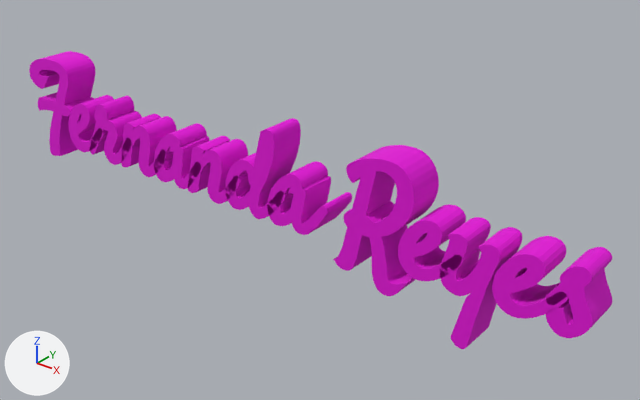
The OBJ model Metademo/assets/fertext.obj as it was, and as the next commit left it.
Camera for both pictures: a camera (50 mm lens) standing at (211.0, -237.0, 153.0) and looking at (18.0, 4.0, 3.0). The axes (+X, +Y, +Z) are drawn at lower left. The lights are the same throughout. Where no turn or scale is listed for an object, it has been applied to the vertices.

The first picture shows '000_3D_Text_-_F', '001_3D_Text_-_e', '002_3D_Text_-_r', '003_3D_Text_-_n', '004_3D_Text_-_a', '005_3D_Text_-_n', '006_3D_Text_-_d', '007_3D_Text_-_a', '008_3D_Text_-_R', '009_3D_Text_-_e', '010_3D_Text_-_y', '011_3D_Text_-_e', '012_3D_Text_-_s'.
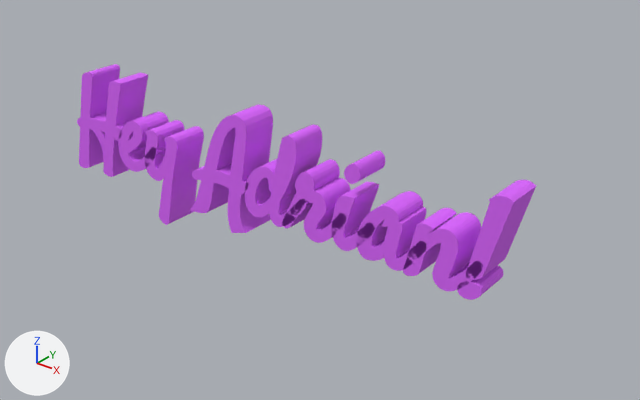
Pixel boxes [x1, y1, x2, y2] of what changed, in the pictures (640 x 400 px):
'008_3D_Text_-_R', deleted (pink)
    before: [333, 145, 439, 296]
'007_3D_Text_-_a', recoloured, reshaped
    before: [267, 161, 352, 235]
    after: [356, 191, 427, 271]
'003_3D_Text_-_A', added (purple)
    after: [190, 105, 273, 233]
'010_3D_Text_-_y', deleted (pink)
    before: [440, 217, 522, 349]
'000_3D_Text_-_H', added (purple)
    after: [77, 64, 148, 177]
'009_3D_Text_-_e', recoloured, reshaped (pink to purple)
    before: [398, 204, 480, 281]
    after: [403, 208, 483, 291]
'004_3D_Text_-_d', added (purple)
    after: [245, 125, 322, 227]
'002_3D_Text_-_y', added (purple)
    after: [145, 120, 204, 225]
'011_3D_Text_-_e', deleted (pink)
    before: [492, 236, 569, 319]
'006_3D_Text_-_d', deleted (pink)
    before: [225, 118, 301, 219]
'009_3D_Text_-_!', added (purple)
    after: [457, 180, 536, 300]
'012_3D_Text_-_s', deleted (pink)
    before: [546, 247, 612, 338]
'000_3D_Text_-_F', deleted (pink)
    before: [29, 51, 96, 156]
'005_3D_Text_-_r', added (purple)
    after: [282, 159, 351, 243]
'001_3D_Text_-_e', recoloured, mesh moved
    before: [68, 95, 114, 152]
    after: [118, 112, 169, 172]
'006_3D_Text_-_i', added (purple)
    after: [332, 151, 385, 251]
'005_3D_Text_-_n', deleted (pink)
    before: [188, 136, 249, 204]
'003_3D_Text_-_n', deleted (pink)
    before: [121, 114, 177, 177]
'004_3D_Text_-_a', deleted (pink)
    before: [154, 123, 210, 189]
'002_3D_Text_-_r', deleted (pink)
    before: [90, 96, 142, 165]
part 2 of me_007_3d_text___a, deleted (pink)
    before: [267, 161, 352, 235]
part 3 of me_007_3d_text___a, added (purple)
    after: [356, 191, 427, 271]

Edits to the bpy script that builds the scene:
```text
Change mat_3d_text_material_53dd359b_06b6_4879_b60c_2b8a7c60720d:
    mat_3d_text_material_53dd359b_06b6_4879_b60c_2b8a7c60720d.base_color: (0.769, 0.0, 0.678) -> (0.71, 0.129, 1.0)  # pink #e300d7 -> purple #db65ff
Change me_001_3d_text___e:
    where me_001_3d_text___e.from_pydata(...)  # 158 vertices, 169 faces; spans x -111.9..-87.2, y -15.2..-0.2, z -2.2..21.5
    me_001_3d_text___e part 1: the whole mesh is moved by (34.4, 0.0, 0.0)
Change me_007_3d_text___a:
    remove me_007_3d_text___a.from_pydata(...)  # 270 vertices, 285 faces; spans x 8.1..36.6, y -15.2..-0.2, z -1.7..21.6
    add me_007_3d_text___a.from_pydata(...)  # 270 vertices, 285 faces; spans x 49.8..78.4, y -15.2..-0.2, z -1.7..21.6
    me_007_3d_text___a part 2: 270 vertices removed from x 8.1..36.6, y -15.2..-0.2, z -1.7..21.6
    me_007_3d_text___a part 3: 270 vertices added at x 49.8..78.4, y -15.2..-0.2, z -1.7..21.6
Change me_009_3d_text___e:
    remove me_009_3d_text___e.from_pydata(...)  # 158 vertices, 169 faces; spans x 67.3..92.0, y -15.2..-0.2, z -2.2..21.5
    add me_009_3d_text___e.from_pydata(...)  # 266 vertices, 283 faces; spans x 69.6..99.4, y -15.2..-0.2, z -2.2..20.4
    me_009_3d_text___e part 4: 158 vertices removed from x 67.3..92.0, y -15.2..-0.2, z -2.2..21.5; 266 vertices added at x 69.6..99.4, y -15.2..-0.2, z -2.2..20.4
Remove ob_000_3d_text___f:
    ob_000_3d_text___f = bpy.data.objects.new('000_3D_Text_-_F', me_000_3d_text___f)
Remove ob_002_3d_text___r:
    ob_002_3d_text___r = bpy.data.objects.new('002_3D_Text_-_r', me_002_3d_text___r)
Remove ob_003_3d_text___n:
    ob_003_3d_text___n = bpy.data.objects.new('003_3D_Text_-_n', me_003_3d_text___n)
Remove ob_004_3d_text___a:
    ob_004_3d_text___a = bpy.data.objects.new('004_3D_Text_-_a', me_004_3d_text___a)
Remove ob_005_3d_text___n:
    ob_005_3d_text___n = bpy.data.objects.new('005_3D_Text_-_n', me_005_3d_text___n)
Remove ob_006_3d_text___d:
    ob_006_3d_text___d = bpy.data.objects.new('006_3D_Text_-_d', me_006_3d_text___d)
Remove ob_008_3d_text___r:
    ob_008_3d_text___r = bpy.data.objects.new('008_3D_Text_-_R', me_008_3d_text___r)
Remove ob_010_3d_text___y:
    ob_010_3d_text___y = bpy.data.objects.new('010_3D_Text_-_y', me_010_3d_text___y)
Remove ob_011_3d_text___e:
    ob_011_3d_text___e = bpy.data.objects.new('011_3D_Text_-_e', me_011_3d_text___e)
Remove ob_012_3d_text___s:
    ob_012_3d_text___s = bpy.data.objects.new('012_3D_Text_-_s', me_012_3d_text___s)
Add ob_009_3d_text:
    ob_009_3d_text = bpy.data.objects.new('009_3D_Text_-_!', me_009_3d_text)  # 126 vertices, 129 faces; spans x 90.8..107.4, y -15.2..-0.2, z -2.2..37.8; in mat_3d_text_material_53dd359b_06b6_4879_b60c_2b8a7c60720d (purple #db65ff)
    ob_009_3d_text.location = (0.0, 0.0, 0.0)
Add ob_006_3d_text___i:
    ob_006_3d_text___i = bpy.data.objects.new('006_3D_Text_-_i', me_006_3d_text___i)  # 186 vertices, 197 faces; spans x 38.8..57.4, y -15.2..-0.2, z -1.6..33.1; in mat_3d_text_material_53dd359b_06b6_4879_b60c_2b8a7c60720d (purple #db65ff)
    ob_006_3d_text___i.location = (0.0, 0.0, 0.0)
Add ob_005_3d_text___r:
    ob_005_3d_text___r = bpy.data.objects.new('005_3D_Text_-_r', me_005_3d_text___r)  # 288 vertices, 303 faces; spans x 15.3..45.3, y -15.2..-0.2, z -2.6..24.2; in mat_3d_text_material_53dd359b_06b6_4879_b60c_2b8a7c60720d (purple #db65ff)
    ob_005_3d_text___r.location = (0.0, 0.0, 0.0)
Add ob_004_3d_text___d:
    ob_004_3d_text___d = bpy.data.objects.new('004_3D_Text_-_d', me_004_3d_text___d)  # 294 vertices, 309 faces; spans x -3.6..27.2, y -15.2..-0.2, z -2.1..35.9; in mat_3d_text_material_53dd359b_06b6_4879_b60c_2b8a7c60720d (purple #db65ff)
    ob_004_3d_text___d.location = (0.0, 0.0, 0.0)
Add ob_003_3d_text___a:
    ob_003_3d_text___a = bpy.data.objects.new('003_3D_Text_-_A', me_003_3d_text___a)  # 300 vertices, 326 faces; spans x -35.2..-1.0, y -15.2..-0.2, z -12.9..37.8; in mat_3d_text_material_53dd359b_06b6_4879_b60c_2b8a7c60720d (purple #db65ff)
    ob_003_3d_text___a.location = (0.0, 0.0, 0.0)
Add ob_002_3d_text___y:
    ob_002_3d_text___y = bpy.data.objects.new('002_3D_Text_-_y', me_002_3d_text___y)  # 232 vertices, 250 faces; spans x -60.8..-40.0, y -15.2..-0.2, z -22.1..20.2; in mat_3d_text_material_53dd359b_06b6_4879_b60c_2b8a7c60720d (purple #db65ff)
    ob_002_3d_text___y.location = (0.0, 0.0, 0.0)
Add ob_000_3d_text___h:
    ob_000_3d_text___h = bpy.data.objects.new('000_3D_Text_-_H', me_000_3d_text___h)  # 366 vertices, 400 faces; spans x -107.4..-71.6, y -15.2..-0.2, z -10.2..37.3; in mat_3d_text_material_53dd359b_06b6_4879_b60c_2b8a7c60720d (purple #db65ff)
    ob_000_3d_text___h.location = (0.0, 0.0, 0.0)
```
